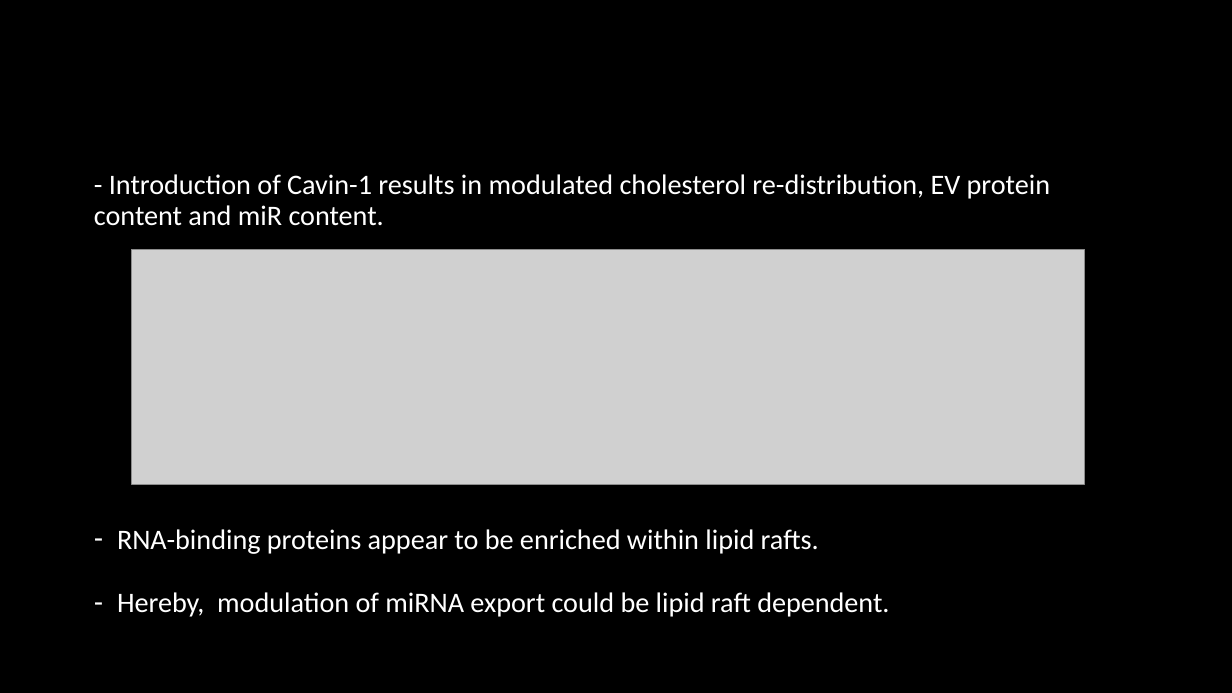
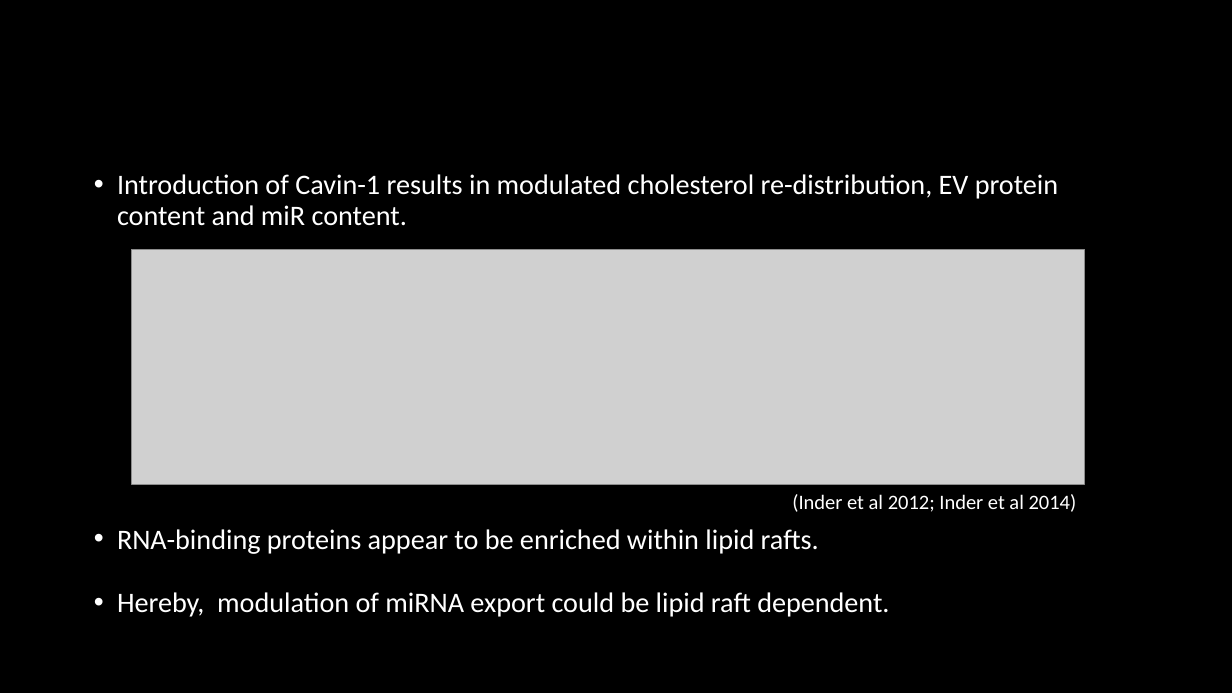
Before and after one commit to HarleyRobinson/Honours2, a slide deck: slide 7 of BackgroundInfo/Selective export of microRNA via extracellular vesicles.pptx. Drawn at 1232x693 pixels with LibreOffice and Linux fonts; fonts in the diff are those of the drawing; grey boxes stand for pictures; background and template pictures are left out. Boxes give left, top, right and bottom in pixels: in the first picture for what was removed or moved away, otherwise in the second. Text is boxed around its words. In the diff, an @@ line names an element or a change of style, - is before the commit and + after.

```diff
--- a/BackgroundInfo/Selective export of microRNA via extracellular vesicles.pptx
+++ b/BackgroundInfo/Selective export of microRNA via extracellular vesicles.pptx
@@ text at box(117, 174, 1058, 226): text changed @@
-- Introduction of Cavin-1 results in modulated cholesterol re-distribution, EV protein content and miR content.
+• Introduction of Cavin-1 results in modulated cholesterol re-distribution, EV protein content and miR content.
@@ text added at box(792, 494, 1077, 512), 16 pt, text #FFFFFF @@
+(Inder et al 2012; Inder et al 2014)
```
Also in this commit, not shown: 4 other slides changed, 12 other files.
